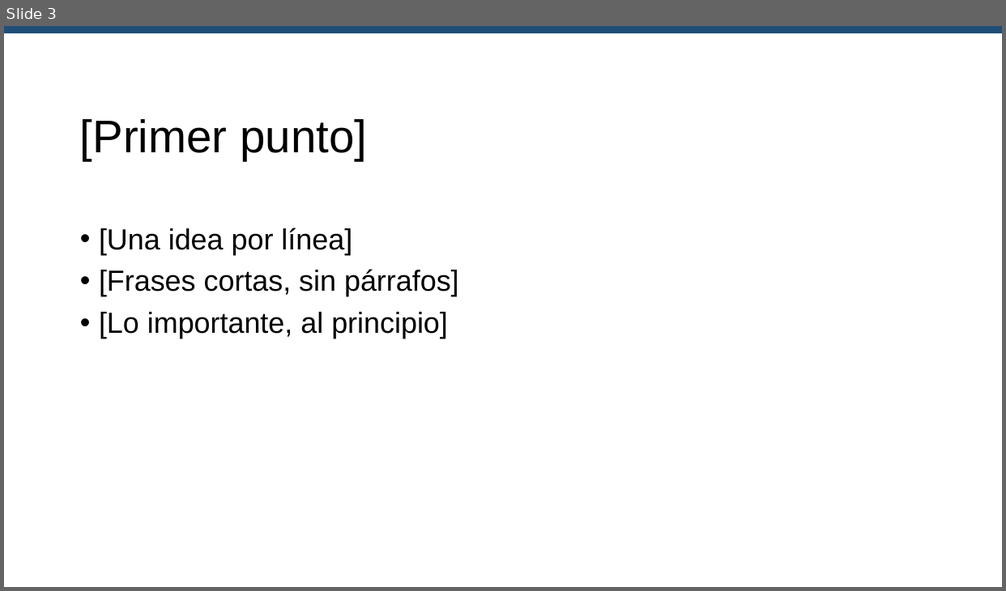
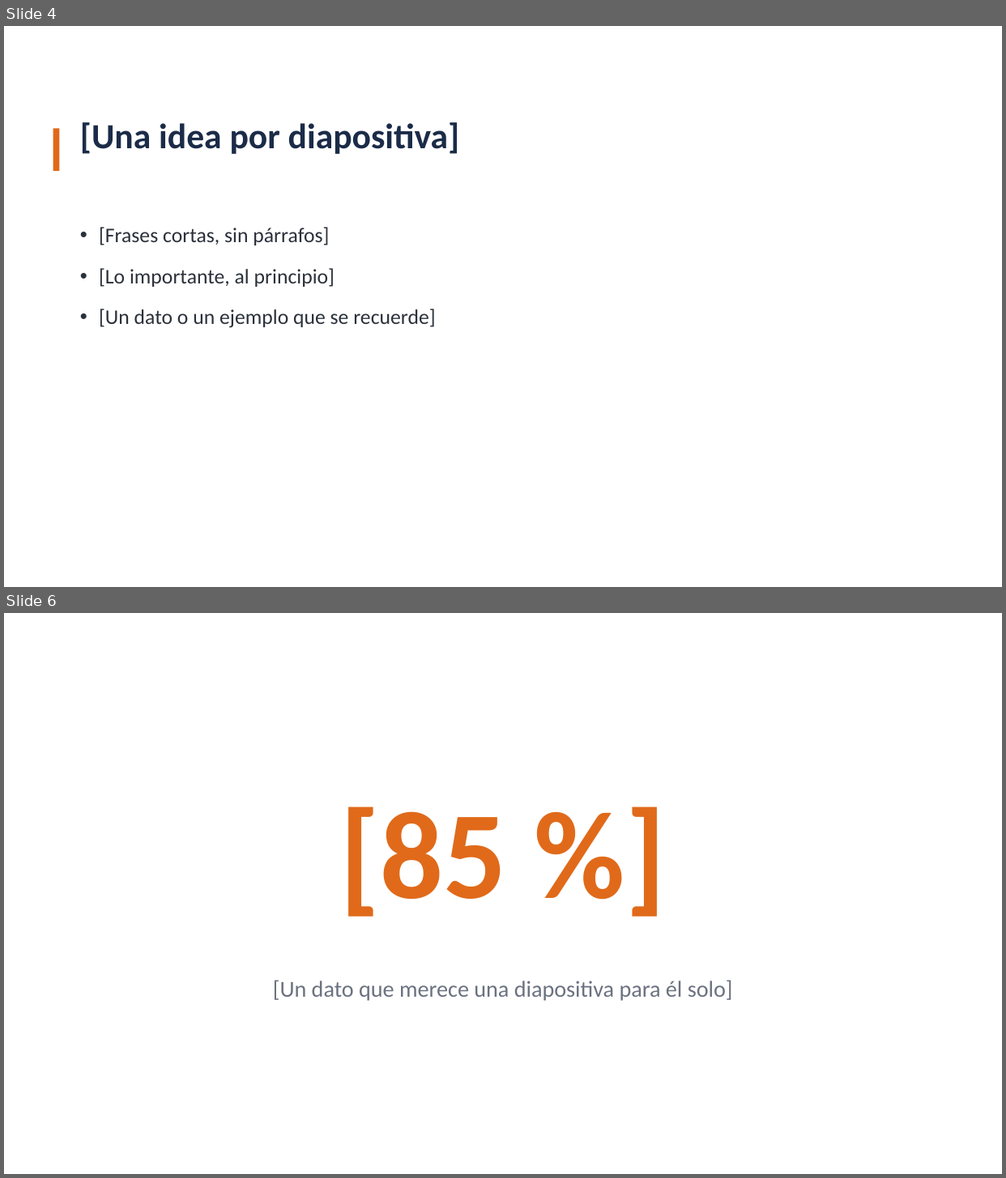
Before and after one commit to MolinoSuite/Molino, a slide deck: resources/templates/es/presentacion.pptx. Shown one above the other, each under a label of ours: slide 3 before the commit, slides 4 and 6 after it; the slides between them are not shown. The pictures are 1006x591 and 1006x1178 pixels, drawn with LibreOffice and Linux fonts; fonts in the diff are those of the drawing. Boxes give left, top, right and bottom in pixels: in the first picture for what was removed or moved away, otherwise in the second. Text is boxed around its words. In the diff, an @@ line names an element or a change of style, - is before the commit and + after.

```diff
--- a/resources/templates/es/presentacion.pptx
+++ b/resources/templates/es/presentacion.pptx
@@ slide 6 added at (x1=4, y1=613, x2=1002, y2=1174), background #FFFFFF @@
@@ text added at (x1=339, y1=807, x2=506, y2=917), 120 pt, text #E06A1A, bold @@
+[85 %]
@@ text added at (x1=273, y1=980, x2=733, y2=1001), 22 pt, text #6B7280 @@
+[Un dato que merece una diapositiva para él solo]
@@ what was slide 3 is now slide 4 @@
@@ slide 4 changed as well @@
@@ rectangle removed at (x1=4, y1=26, x2=1002, y2=33) @@
@@ title at (x1=80, y1=122, x2=459, y2=154): text changed; size 44 to 34 pt; font Arial to Calibri; text colour #000000 to #1B2B48; bold on @@
-[Primer punto]
+[Una idea por diapositiva]
@@ rectangle added at (x1=53, y1=129, x2=59, y2=171), fill #E06A1A @@
@@ text at (x1=99, y1=228, x2=352, y2=255): paragraph removed @@
-• [Una idea por línea]
@@ text at (x1=99, y1=227, x2=334, y2=287): size 28 to 20 pt, font Arial to Calibri, text colour #000000 to #2B313B in "[Frases cortas, sin párrafos]", "[Lo importante, al principio]"; more space between paragraphs @@
@@ text at (x1=99, y1=309, x2=435, y2=328): paragraph added @@
+• [Un dato o un ejemplo que se recuerde]
```
Also in this commit, not shown: 2 other slides changed, 3 other slides added, 2 slides removed, 11 other files.
